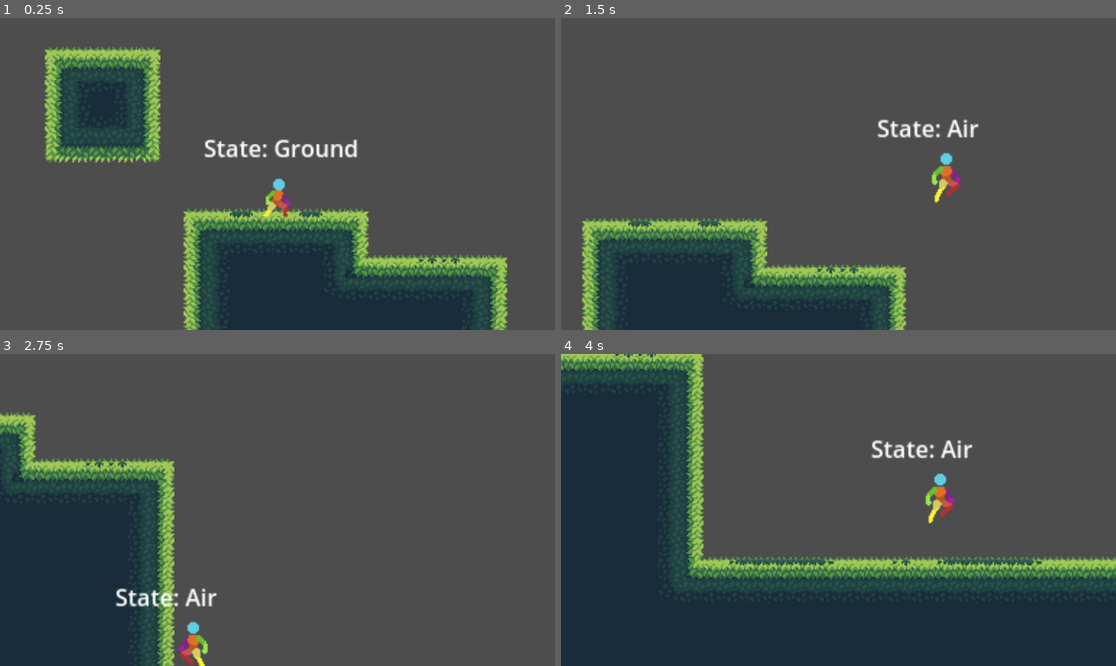
Above: before the commit, frames 1-4 (two rows, left to right).
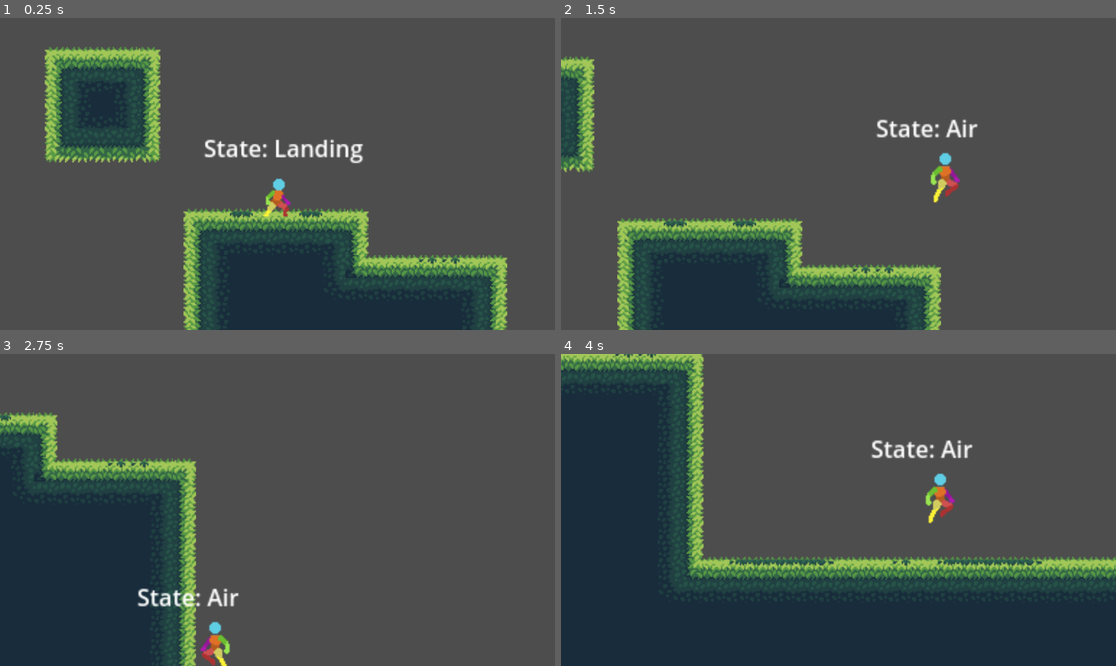
Above: after the commit, the same moments.

Repository: Allus-Interactive/platform-combat-game
Game: Godot game, scene res://scenes/main.tscn
Same seed, same stepped clock (60 frames per second), same inputs: the game is played once before the commit and once after it.
Inputs:
- Up to frame 1 (0.25 s): no input
- Up to frame 2 (1.5 s): tap Enter at 0.5 s; hold D (move_right) from 0.53 s (still down); tap O (roll) at 0.6 s; tap Space (jump) at 0.77 s; tap F (toggle_weapon) at 1.35 s
- Up to frame 3 (2.75 s): tap Space (jump) at 1.52 s; release D (move_right) at 2.03 s; hold A (move_left) from 2.03 s (still down); tap O (roll) at 2.1 s
- Up to frame 4 (4 s): release A (move_left) at 2.78 s; hold D (move_right) from 2.78 s (still down); tap F (toggle_weapon) at 2.85 s; tap Space (jump) at 3.02, 3.77 s; tap O (roll) at 3.6 s

The runs differ from the first frame. In frame 1, 0.5% of the frame differs, in the area x 49-66%, y 38-47%; in frame 2, 11%, in the area x 0-76%, y 12-100%; in frame 3, 7.9%; in frame 4, less than 0.1%.

Commit message:
if falling move to air state

Diff:
--- a/scripts/ground_state.gd
+++ b/scripts/ground_state.gd
@@ -5,6 +5,10 @@
 @export var jump_velocity : float = -200.0
 @export var air_state : PlayerState
 @export var jump_animation : String = "jump_start"
+
+func state_process(_delta):
+	if not character.is_on_floor():
+		next_state = air_state
 
 func state_input(event : InputEvent):
 	if event.is_action_pressed("jump"):
